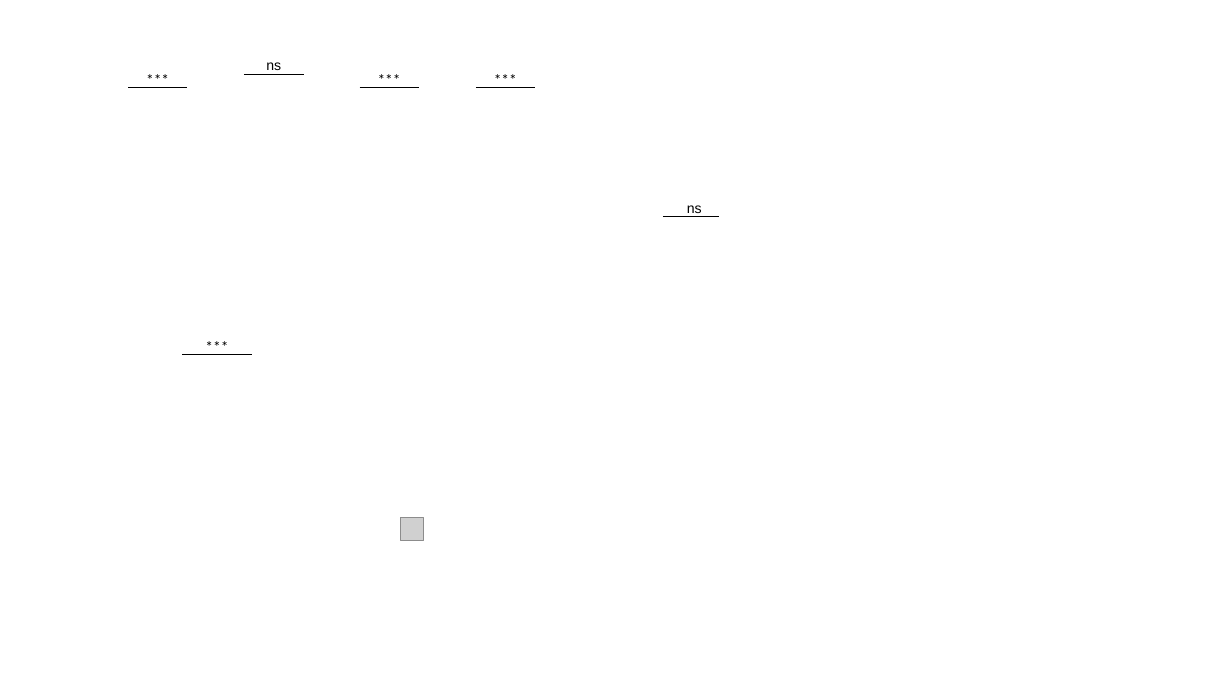
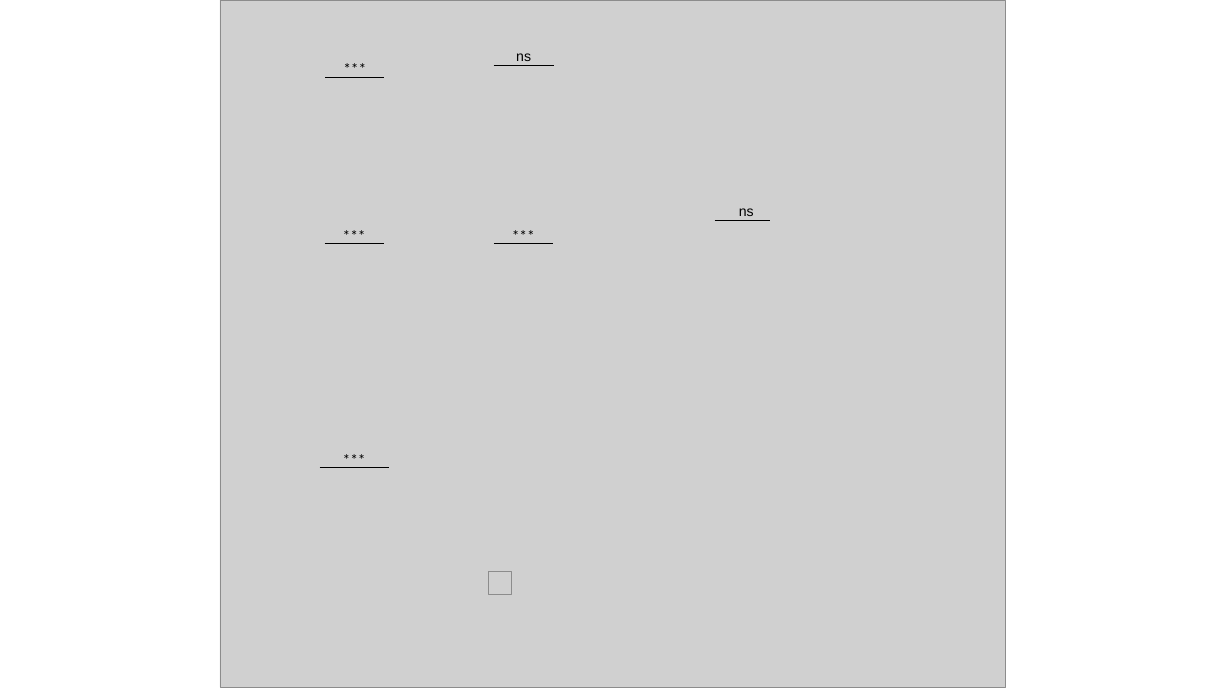
Before and after one commit to bisesi/Host-Ecology-and-Host-Range, a slide deck: slide 2 of figures/final-figs/imgs/figure-4-5-sig.pptx (slide 3 before the commit). Drawn at 1232x693 pixels with LibreOffice and Linux fonts; fonts in the diff are those of the drawing; grey boxes stand for pictures; background and template pictures are left out. Boxes give left, top, right and bottom in pixels: in the first picture for what was removed or moved away, otherwise in the second. Text is boxed around its words. In the diff, an @@ line names an element or a change of style, - is before the commit and + after.

```diff
--- a/figures/final-figs/imgs/figure-4-5-sig.pptx
+++ b/figures/final-figs/imgs/figure-4-5-sig.pptx
@@ picture added at bbox=[220, 0, 1006, 688] @@
@@ text "***": place and size @@
-text "***" at bbox=[367, 65, 410, 111]
+text "***" at bbox=[333, 55, 376, 101]
@@ text "ns": place and size @@
-text "ns" at bbox=[266, 62, 281, 70]
+text "ns" at bbox=[516, 53, 531, 61]
@@ line moved from (360, 88) - (419, 88) to (325, 77) - (384, 77) @@
@@ line moved from (244, 74) - (304, 74) to (494, 66) - (554, 66) @@
@@ text "ns": place and size @@
-text "ns" at bbox=[687, 205, 702, 213]
+text "ns" at bbox=[739, 208, 754, 216]
@@ text "***": place and size @@
-text "***" at bbox=[136, 65, 179, 111]
+text "***" at bbox=[333, 221, 376, 267]
@@ text "***": place and size @@
-text "***" at bbox=[483, 65, 527, 111]
+text "***" at bbox=[502, 221, 545, 267]
@@ line moved from (663, 217) - (719, 217) to (714, 221) - (771, 221) @@
@@ line moved from (128, 88) - (188, 88) to (324, 243) - (384, 243) @@
@@ line moved from (476, 88) - (535, 88) to (494, 243) - (553, 243) @@
@@ text "***": place and size @@
-text "***" at bbox=[191, 333, 243, 360]
+text "***" at bbox=[329, 445, 381, 473]
@@ line moved from (182, 355) - (251, 355) to (320, 468) - (389, 468) @@
@@ picture: place and size @@
-picture at bbox=[401, 518, 424, 541]
+picture at bbox=[488, 571, 511, 594]
```
Also in this commit, not shown: 1 other slide changed, 1 slide removed, 55 other files.
